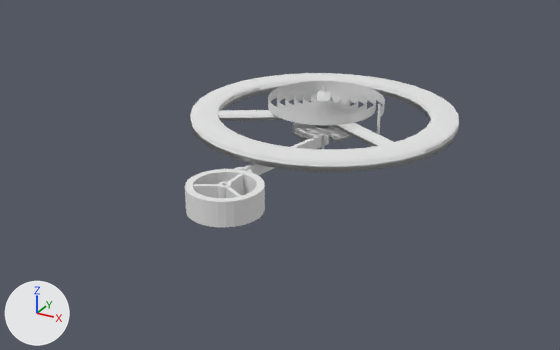
Before and after pictures for a commit that changed the Blender file clock.blend.
Both versions are drawn from a 50 mm lens placed at (4.79, -10.07, 3.96), pointed at (-0.38, -0.67, -0.74). The axes (+X, +Y, +Z) are drawn at lower left. The lights are the same throughout. Mesh edges are drawn as thin lines on the coarser meshes.

Names of what the first picture shows: 'Spiral', '円柱', '円柱.002', '立方体.011'.
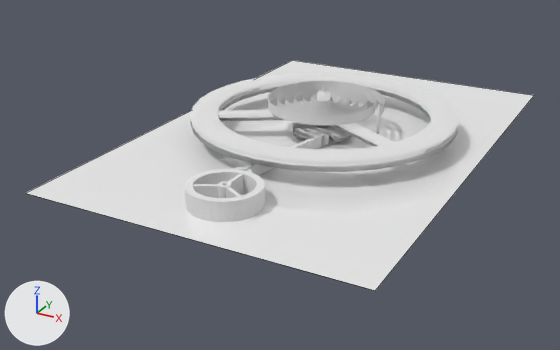
The edits, one by one:
Object '平面' (ob_平面) is now shown.

Location of each change, [x1, y1, x2, y2] in pixels of the pictures (560 x 350 px):
'平面', shown
    after: [26, 60, 534, 290]
